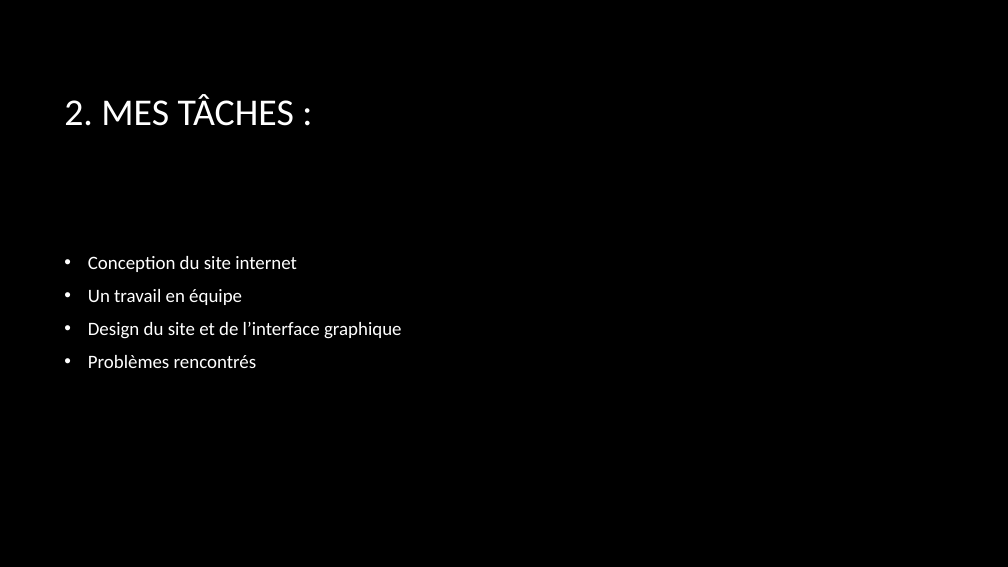
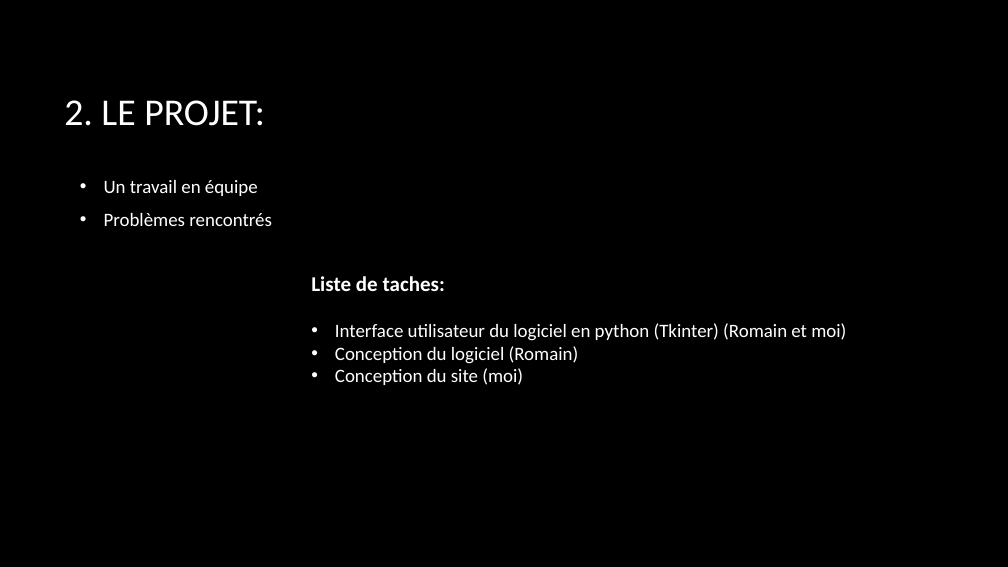
Before and after one commit to izio38/ISN, a slide deck: slide 4 of Présentation_Sonagets_Chabrol.pptx (slide 3 before the commit). Drawn at 1008x567 pixels with LibreOffice and Linux fonts; fonts in the diff are those of the drawing; background and template pictures are left out. Boxes give left, top, right and bottom in pixels: in the first picture for what was removed or moved away, otherwise in the second. Text is boxed around its words. In the diff, an @@ line names an element or a change of style, - is before the commit and + after.

```diff
--- a/Présentation_Sonagets_Chabrol.pptx
+++ b/Présentation_Sonagets_Chabrol.pptx
@@ title at (x1=64, y1=100, x2=265, y2=126): text changed @@
-2. MES TÂCHES :
+2. LE PROJET:
@@ text "Un travail en équipe" moved from (x1=88, y1=256, x2=402, y2=368) to (x1=104, y1=180, x2=272, y2=226) @@
@@ text at (x1=88, y1=256, x2=297, y2=272): paragraph removed @@
-• Conception du site internet
@@ text added at (x1=311, y1=276, x2=846, y2=385), 18 pt, text #FFFFFF @@
+Liste de taches:
+• Interface utilisateur du logiciel en python (Tkinter) (Romain et moi)
+• Conception du logiciel (Romain)
+• Conception du site (moi)
@@ text at (x1=88, y1=322, x2=402, y2=339): paragraph removed @@
-• Design du site et de l’interface graphique
```
Also in this commit, not shown: 6 other slides changed, 2 slides added, 1 other file.
